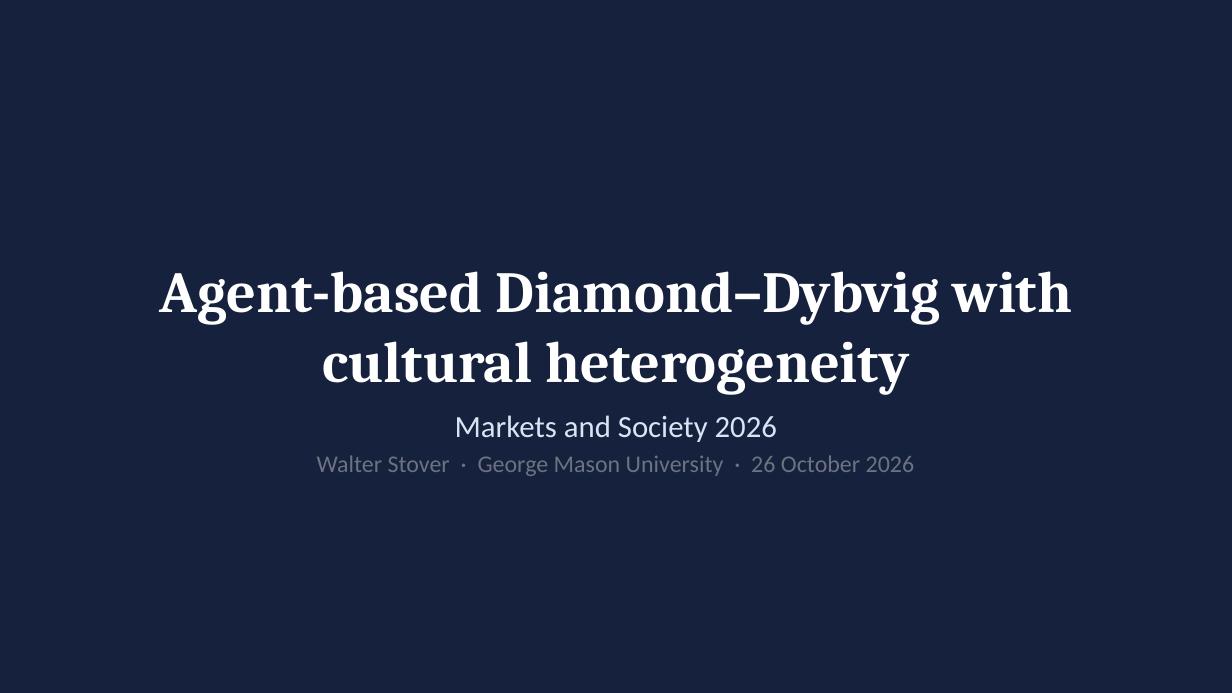
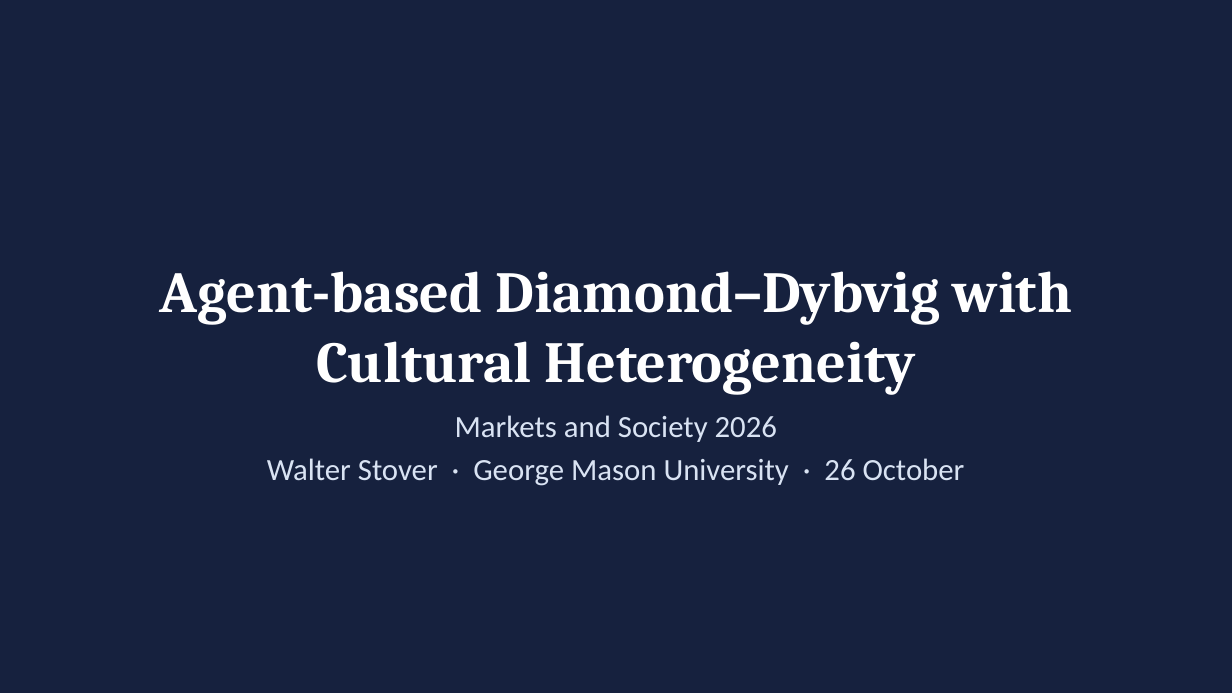
Before and after one commit to wlstover/BankRuns5, a slide deck: slide 1 of docs/deck_2026-10-26_seminar.pptx. Drawn at 1232x693 pixels with LibreOffice and Linux fonts; fonts in the diff are those of the drawing. Boxes give left, top, right and bottom in pixels: in the first picture for what was removed or moved away, otherwise in the second. Text is boxed around its words. In the diff, an @@ line names an element or a change of style, - is before the commit and + after.

```diff
--- a/docs/deck_2026-10-26_seminar.pptx
+++ b/docs/deck_2026-10-26_seminar.pptx
@@ title at (x1=160, y1=271, x2=1072, y2=395): text changed @@
-Agent-based Diamond–Dybvig with cultural heterogeneity
+Agent-based Diamond–Dybvig with Cultural Heterogeneity
@@ text at (x1=267, y1=458, x2=965, y2=486): text changed; size 14 to 18 pt; text colour #6B7280 to #D9E3F3 @@
-Walter Stover · George Mason University · 26 October 2026
+Walter Stover · George Mason University · 26 October
```
Also in this commit, not shown: 13 other slides changed, 2 other files.
